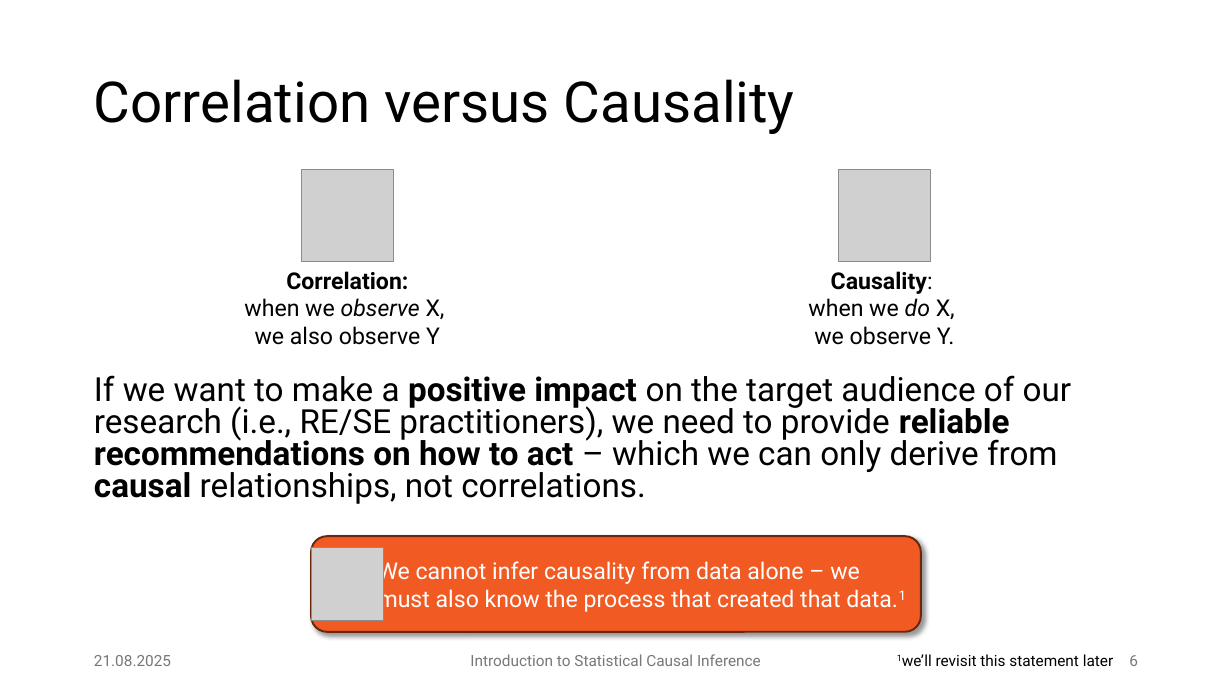
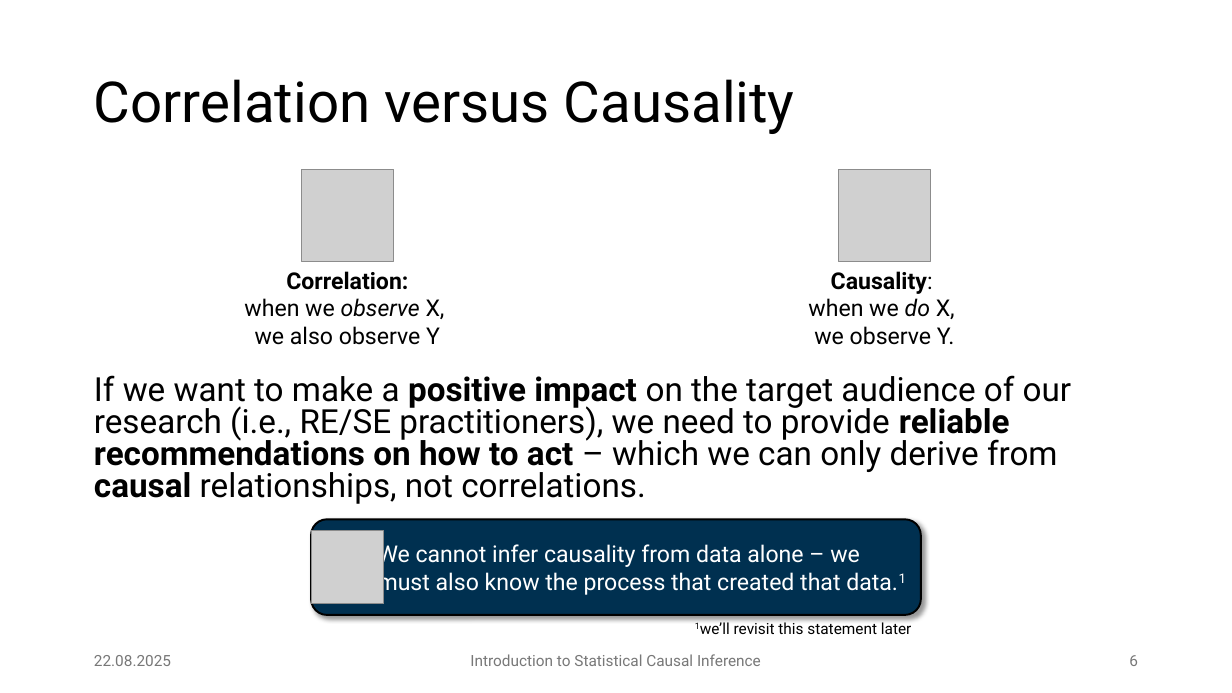
Before and after one commit to JulianFrattini/bda4sci, a slide deck: slide 6 of version2/slides/intro-sci.pptx. Drawn at 1232x693 pixels with LibreOffice and Linux fonts; fonts in the diff are those of the drawing; grey boxes stand for pictures; background and template pictures are left out. Boxes give left, top, right and bottom in pixels: in the first picture for what was removed or moved away, otherwise in the second. Text is boxed around its words. In the diff, an @@ line names an element or a change of style, - is before the commit and + after.

```diff
--- a/version2/slides/intro-sci.pptx
+++ b/version2/slides/intro-sci.pptx
@@ rounded rectangle "We cannot infer causality from ...": place and size @@
-rounded rectangle "We cannot infer causality from ..." at <box>311,536,921,632</box>
+rounded rectangle "We cannot infer causality from ..." at <box>311,519,921,616</box>
@@ picture: place and size @@
-picture at <box>311,548,384,621</box>
+picture at <box>311,531,384,604</box>
@@ rounded rectangle "We cannot infer causality from ..." at <box>311,519,921,616</box>: fill #F15A22 to #003050; outline #6A270F 1.5 pt to #000000 1.5 pt @@
@@ text "1we’ll revisit this statement later": place and size @@
-text "1we’ll revisit this statement later" at <box>902,654,1113,666</box>
+text "1we’ll revisit this statement later" at <box>700,622,911,634</box>
@@ text at <box>94,655,171,666</box>: text changed @@
-21.08.2025
+22.08.2025
```
Also in this commit, not shown: 47 other slides changed, 7 slides added, 1 slide removed, 7 other files.
